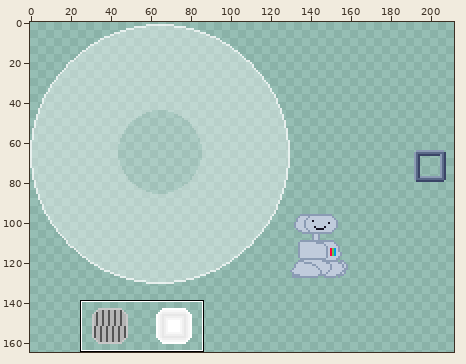
Pixel-art file: Assets/Sprites/SpriteSheet2.aseprite. The picture above shows the old version from afar; the outline marks the close-up.
Close-up. Before:
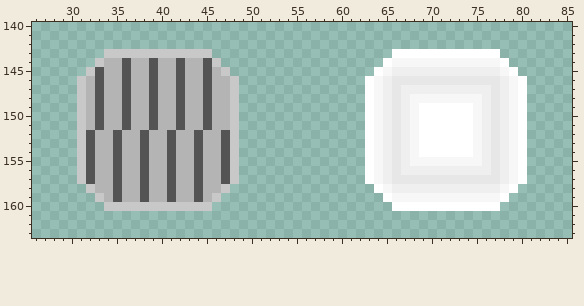
320x180 pixels, 1 frame. Shown: x 26..85, y 140..163. The wide view leaves out empty margins.
After the commit:
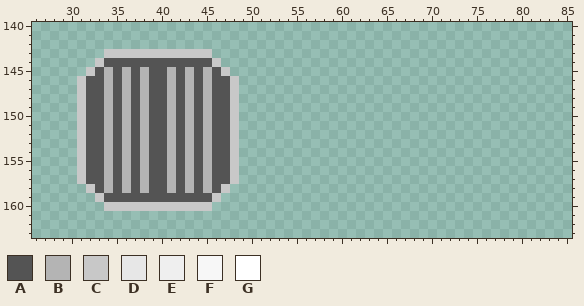
Palette (. is transparent): A #545454  B #b4b4b4  C #c8c8c8  D #e7e7e7  E #efefef  F #f7f7f7  G #ffffff
From old to new:
layer "LockedDoor" added
layer "UnactivePlatformSprite" removed
layer "ActivePlatformSprite" removed
The edit turns colour B into colour A in row 144 at x 34 to 35, 37 to 38, 40 to 41 and 43 to 44; in row 145 at x 35, 37, 40, 44 and 46; in rows 146 to 151 at x 32, 35, 37, 40, 44 and 46 to 47; in rows 152 to 158 at x 33, 37, 39 to 40, 42 and 46; in row 159 at x 34, 36 to 37, 39 to 40, 42 to 43 and 45.
The edit turns colour A into colour B in rows 145 to 151 at x 36 and 45; in rows 152 to 158 at x 38 and 41.
The edit erases colour D in row 146 at x 66 to 77; in rows 147 to 156 at x 66 and 77; in row 157 at x 66 to 77.
The edit erases colour E in row 145 at x 66 to 77; in row 146 at x 65 and 78; in row 147 at x 65, 67 to 76 and 78; in rows 148 to 155 at x 65, 67, 76 and 78; in row 156 at x 65, 67 to 76 and 78; in row 157 at x 65 and 78.
The edit erases colour E in row 158 at x 66 to 77.
The edit erases colour F in row 144 at x 66 to 77; in row 145 at x 65 and 78; in rows 146 to 147 at x 64 and 79; in row 148 at x 64, 68 to 75 and 79; in rows 149 to 154 at x 64, 68, 75 and 79; in row 155 at x 64, 68 to 75 and 79.
The edit erases colour F in rows 156 to 157 at x 64 and 79; in row 158 at x 65 and 78; in row 159 at x 66 to 77.
The edit erases colour G in row 143 at x 66 to 77; in row 144 at x 65 and 78; in row 145 at x 64 and 79; in rows 146 to 148 at x 63 and 80; in rows 149 to 154 at x 63, 69 to 74 and 80; in rows 155 to 157 at x 63 and 80.
The edit erases colour G in row 158 at x 64 and 79; in row 159 at x 65 and 78; in row 160 at x 66 to 77.
Boxes around the changes in both close-ups, in picture pixels (x1, y1, x2, y2):
erased: (365, 49, 527, 211)
changed: (86, 58, 230, 202)
